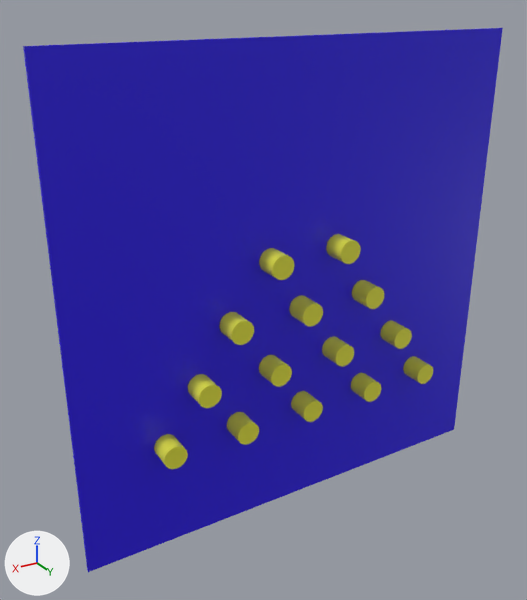
Renders of the glTF model public/assets/board.gltf from each side of a commit.
Rendered twice from a camera (50 mm lens) standing at (10.96, 16.16, 15.25) and looking at (1.08, -0.3, 7.02). The lights are fixed; the arrows at lower left show +X, +Y and +Z. Where no turn or scale is listed for an object, it has been applied to the vertices.
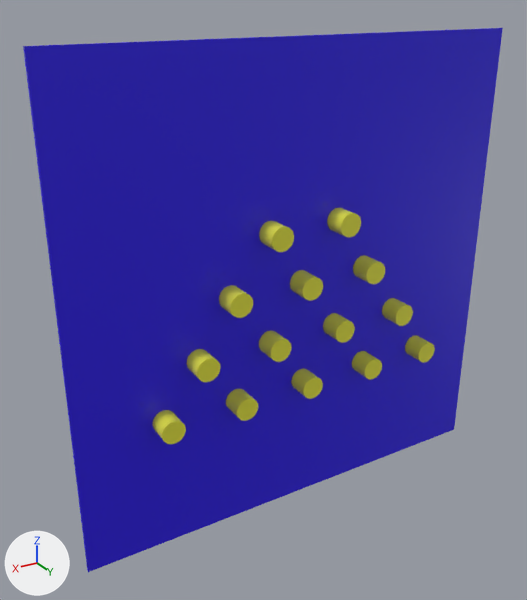
The edits, one by one:
Object 'Cylinder.001' (ob_cylinder_001) moves from (4.45, 0.35, 3.46) to (4.45, 0.31, 4.24).
Object 'Cylinder.003' (ob_cylinder_003) moves from (2.18, 0.35, 3.45) to (2.17, 0.31, 4.23).
Object 'Cylinder.007' (ob_cylinder_007) moves from (-0.07, 0.35, 3.48) to (-0.07, 0.31, 4.26).
Object 'Cylinder.006' (ob_cylinder_006) moves from (-2.34, 0.35, 3.48) to (-2.35, 0.31, 4.26).
Object 'Cylinder.005' (ob_cylinder_005) moves from (-4.55, 0.35, 3.47) to (-4.56, 0.31, 4.25).
Object 'Cylinder.010' (ob_cylinder_010) moves from (3.35, 0.35, 5.05) to (3.35, 0.31, 5.83).
Object 'Cylinder.009' (ob_cylinder_009) moves from (1.08, 0.35, 5.04) to (1.07, 0.31, 5.82).
Object 'Cylinder.008' (ob_cylinder_008) moves from (-3.44, 0.35, 5.06) to (-3.45, 0.31, 5.85).
Object 'Cylinder.004' (ob_cylinder_004) moves from (-1.17, 0.35, 5.07) to (-1.17, 0.31, 5.85).
Object 'Cylinder.013' (ob_cylinder_013) moves from (-2.2, 0.35, 6.72) to (-2.2, 0.31, 7.5).
Object 'Cylinder.012' (ob_cylinder_012) moves from (0.04, 0.35, 6.69) to (0.04, 0.31, 7.48).
Object 'Cylinder.011' (ob_cylinder_011) moves from (2.32, 0.35, 6.7) to (2.32, 0.31, 7.48).
Object 'Cylinder.015' (ob_cylinder_015) moves from (1.05, 0.35, 8.32) to (1.05, 0.31, 9.1).
Object 'Cylinder.014' (ob_cylinder_014) moves from (-1.19, 0.35, 8.35) to (-1.2, 0.31, 9.13).

Boxes (x1, y1, x2, y2) around the edits, measured in the pictures (527 x 600 px):
'Cylinder.015', moved: before (259, 248, 294, 280); after (259, 220, 294, 252)
'Cylinder.011', moved: before (219, 312, 254, 345); after (219, 285, 253, 318)
'Cylinder.010', moved: before (188, 374, 222, 408); after (186, 349, 220, 382)
'Cylinder.001', moved: before (154, 434, 188, 469); after (152, 410, 186, 444)
'Cylinder.014', moved: before (326, 234, 361, 264); after (327, 208, 361, 237)
'Cylinder.012', moved: before (289, 295, 323, 326); after (290, 270, 323, 301)
'Cylinder.009', moved: before (259, 355, 292, 387); after (259, 330, 292, 362)
'Cylinder.003', moved: before (226, 412, 259, 445); after (226, 389, 258, 421)
'Cylinder.013', moved: before (352, 280, 384, 309); after (353, 255, 385, 284)
'Cylinder.004', moved: before (322, 336, 354, 367); after (323, 313, 355, 343)
'Cylinder.007', moved: before (291, 391, 323, 422); after (291, 368, 323, 399)
'Cylinder.008', moved: before (380, 320, 412, 349); after (382, 298, 413, 326)
'Cylinder.006', moved: before (351, 373, 381, 402); after (352, 351, 382, 380)
'Cylinder.005', moved: before (403, 356, 433, 384); after (405, 335, 435, 363)
